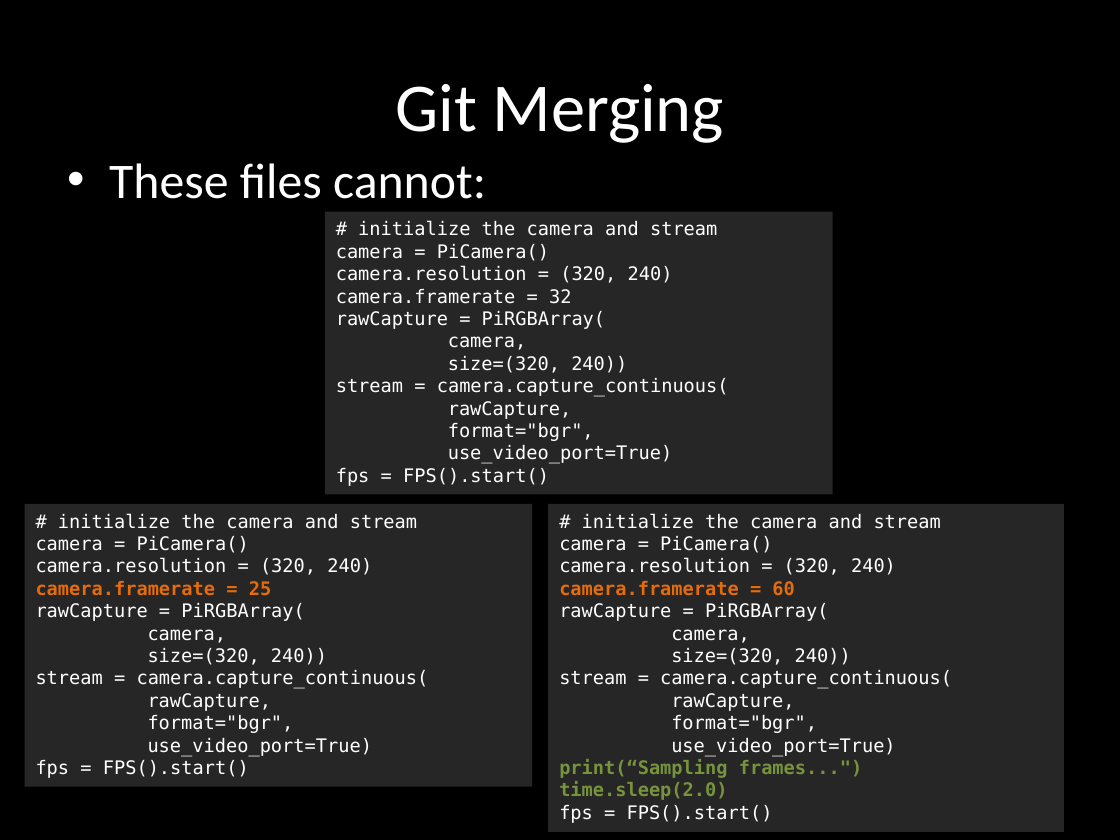
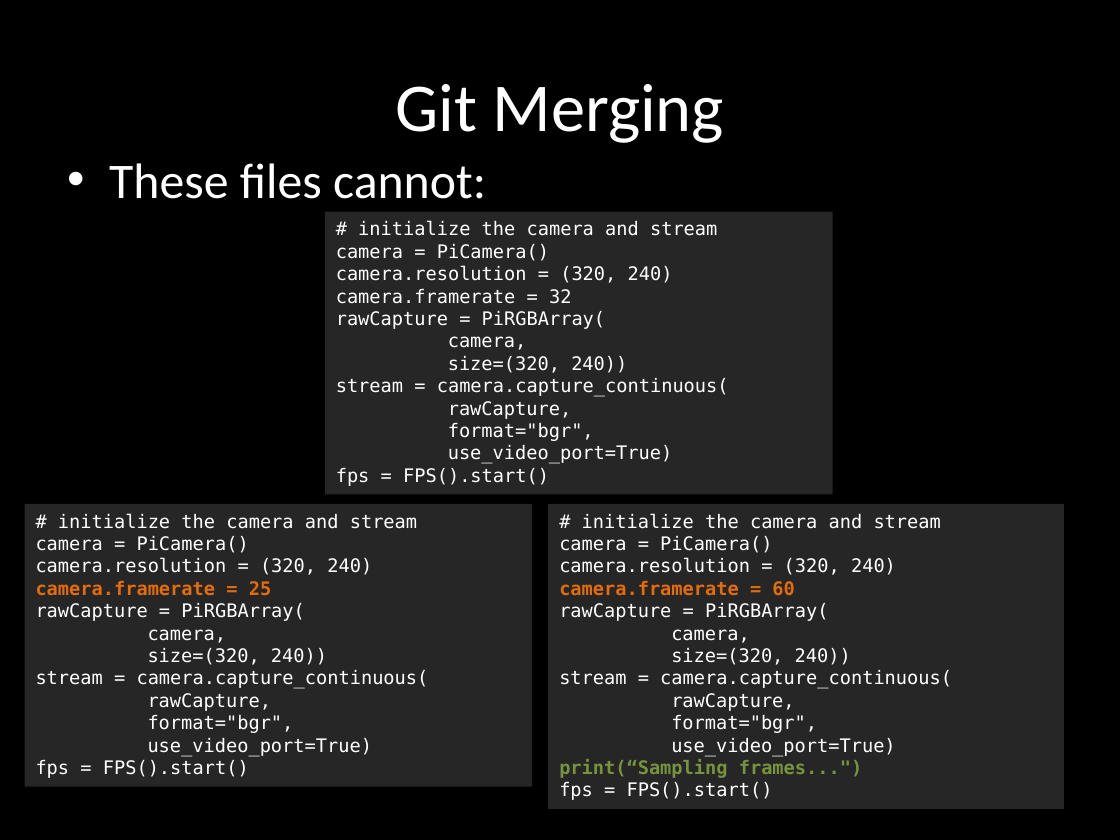
Before and after one commit to carlosgj/FRC-Training, a slide deck: slide 21 of Intro to Git.pptx. Drawn at 1120x840 pixels with LibreOffice and Linux fonts; fonts in the diff are those of the drawing; background and template pictures are left out. Boxes give left, top, right and bottom in pixels: in the first picture for what was removed or moved away, otherwise in the second. Text is boxed around its words. In the diff, an @@ line names an element or a change of style, - is before the commit and + after.

```diff
--- a/Intro to Git.pptx
+++ b/Intro to Git.pptx
@@ rectangle "# initialize the camera and ..." resized from (x1=549, y1=504, x2=1064, y2=832) to (x1=549, y1=504, x2=1064, y2=810) @@
@@ text in rectangle at (x1=559, y1=782, x2=727, y2=800): paragraph removed @@
-time.sleep(2.0)
```
Also in this commit, not shown: 6 other slides changed, 4 other files.
